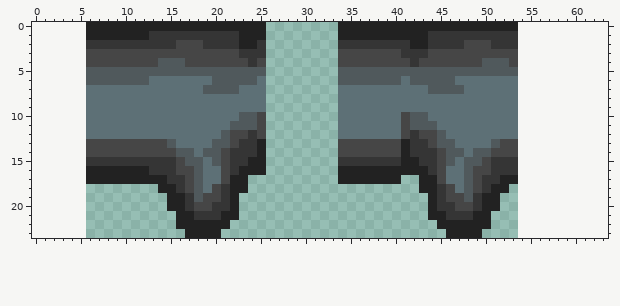
File history of a pixel-art sprite, Assets/Sprites/leg.png. That is the earlier state.
The file is 48x24 pixels. Colours within 5 levels of each other are drawn and written as one. The old version is drawn lined up with the new one, on the new canvas.
Once edited:
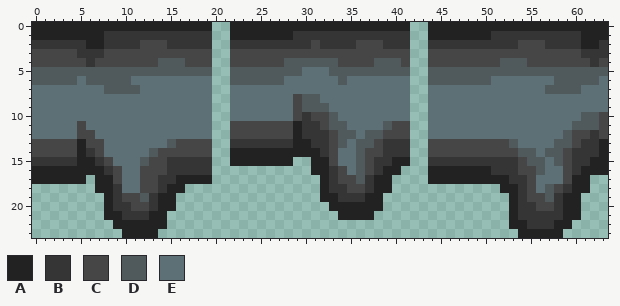
Palette (. is transparent): A #222222  B #353535  C #464646  D #50595c  E #5d7076
Commit message: refined walk animation
From old to new:
canvas 48x24 -> 64x24, the old top-left corner now at 6,0
y 0: x 0..5 ...... -> AAAAAA; x 20..21 AA -> ..; x 26..33 ........ -> AAAAAAAA; x 42..43 AA -> ..; x 54..63 .......... -> AAAAAAAAAA
y 1: x 0..5 ...... -> AAAAAA; x 8..12 AAAAA -> BBBBB; x 20..22 BBB -> ..A; x 26..50 ........AAAAAAAAAABBBBBBB -> AAABBBBBBBBBBBBB..AAAAAAA; x 54..63 .......... -> BBBBBBBAAA
y 2: x 0..7 ......BB -> BBBBBBAA; x 12..14 BBB -> CCC; x 16..18 CCC -> BBB; x 20..21 BB -> ..; x 23..24 AA -> BB; x 26..33 ........ -> BBBBBCBB; x 36..38 BBB -> CCC; x 42..43 AA -> ..; x 48..50 CCC -> BBB; x 54..63 .......... -> CCCBBBBAAB
y 3: x 0..7 ......CC -> CCCCCBBB; x 20..21 CC -> ..; x 23..33 BBB........ -> CCCCCCCCCCC; x 41..43 BBB -> C..; x 54..63 .......... -> CCCCCCCBBB
y 4: x 0..6 ......C -> CCCCCCB; x 20..21 CC -> ..; x 24 B -> C; x 26..33 ........ -> CCDDDDDD; x 38..40 CCC -> DDD; x 42..43 BC -> ..; x 50..51 DD -> CC; x 53..63 C.......... -> DDCCCCCCCBC
y 5: x 0..5 ...... -> DDDDDD; x 20..21 DD -> ..; x 26..33 ........ -> DDDDEEED; x 42..43 DD -> ..; x 54..63 .......... -> DDDDDDDDDD
y 6: x 0..5 ...... -> DDDDDE; x 11..12 DD -> EE; x 20..21 DD -> ..; x 25..33 E........ -> DDDEEEEEE; x 35..40 DDDDDD -> EEEEEE; x 42..43 DD -> ..; x 47..50 EEEE -> DDDD; x 54..63 .......... -> EEEEDDDDDE
y 7: x 0..5 ...... -> EEEEEE; x 8..11 EEEE -> DDDD; x 19..22 DDDD -> E..E; x 26..33 ........ -> EEEEEEEE; x 42..47 EEDDDD -> ..EEEE; x 54..63 .......... -> EEEDDDDEEE
y 8: x 0..5 ...... -> EEEEEE; x 20..21 EE -> ..; x 26..33 ........ -> EEECDDEE; x 42..43 EE -> ..; x 54..63 .......... -> EEEEEEEEEE
y 9: x 0..5 ...... -> EEEEEE; x 20..21 EE -> ..; x 26..33 ........ -> EEECDDDE; x 42..43 EE -> ..; x 54..63 .......... -> EEEEEEEEEE
y 10: x 0..5 ...... -> EEEEEE; x 20..21 EE -> ..; x 23..33 DDC........ -> EEEEEECBCCD; x 41..43 CDD -> E..; x 54..63 .......... -> EEEEEEEDDC
y 11: x 0..5 ...... -> EEEEEC; x 20..24 EEDDD -> ..CCC; x 26..34 ........E -> CCCABBCDD; x 39..40 EE -> DC; x 42..44 DDD -> ..E; x 54..63 .......... -> EEEEEEDDDC
y 12: x 0..6 ......E -> EEEEECC; x 20..21 ED -> ..; x 24 B -> C; x 26..35 ........EE -> CCCABBBCDD; x 37..40 EEEE -> DDCC; x 42..45 BCCD -> ..EE; x 54..63 .......... -> EEEEEDCCBC
y 13: x 0..5 ...... -> CCCCCA; x 8..14 CCCCCCC -> EEEEEEE; x 16..22 EEEEDDC -> CCCC..B; x 25..37 A........CCCC -> BBBBAABBCDEDD; x 39..43 CCABB -> BBB..; x 45..51 DDEEEED -> CCCCCCC; x 53..63 C.......... -> DEEEEDDCBBA
y 14: x 0..6 ......C -> CCCCCAB; x 8..13 CCCCCC -> EEEEED; x 16..24 DDEDDCBBB -> CCCC..AAA; x 26..36 ........CCC -> AAAAAABCEED; x 39..44 CCABBB -> BBB..C; x 46..50 DDEDD -> CCCCC; x 54..63 .......... -> DDEDDCBBBA
y 15: x 0..6 ......B -> BBBBBAA; x 8..14 BBBBBBB -> CEEEDCC; x 16..23 CDDEDCBB -> BBBB..AA; x 26..28 ... -> AAA; x 31..37 ...BBBB -> AACEEDC; x 40 B -> A; x 42..43 AB -> ..; x 45..50 CDEDDC -> BBBBBB; x 54..63 .......... -> CDDEDCBBAA
y 16: x 0..5 ...... -> AAAAAA; x 8..14 AAAAABB -> BCEECCC; x 16..25 CCDEECBAAA -> BBBB......; x 31..38 ...AAAAA -> AABCEDCB; x 41..50 AAABCEEDCC -> ...AAAAAAA; x 54..63 .......... -> CCDEECBAAA
y 17: x 0..6 ......A -> AAAAAA.; x 9..14 AAAAAA -> CEECCB; x 16..23 BCDEECAA -> AAAA....; x 32..37 ..AAAA -> ABCCDB; x 40 A -> .; x 43 A -> .; x 45..51 CEEDCBB -> AAAAAAA; x 53..61 A........ -> BBCEEECAA
y 18: x 7..14 .......A -> AABEECCB; x 16..23 BCDECBAA -> A.......; x 32..39 ........ -> ABBCCBAA; x 43..51 AABCEDCBA -> .........; x 53..61 ......... -> ABCEDCBAA
y 19: x 8..14 ....... -> ABCCDBA; x 16..22 ABDCCBA -> .......; x 32..38 ....... -> AABBBAA; x 44..51 ABCCDBAA -> ........; x 53..60 ........ -> ABCCDBAA
y 20: x 8..14 ....... -> ABBCCBA; x 16..22 ABCCBBA -> .......; x 33..38 ...... -> AAAAAA; x 44..51 ABBCCBAA -> ........; x 53..60 ........ -> ABBCCBAA
y 21: x 8..14 ....... -> AABBBAA; x 16..22 AABBBAA -> .......; x 34..37 .... -> AAAA; x 44..50 AABBBAA -> .......; x 53..60 ........ -> ABBBBBAA
y 22: x 9..14 ...... -> AAAAAA; x 16..21 AAAAAA -> ......; x 45..50 AAAAAA -> ......; x 53..59 ....... -> AABBBAA
y 23: x 10..13 .... -> AAAA; x 17..20 AAAA -> ....; x 46..49 AAAA -> ....; x 54..58 ..... -> AAAAA
